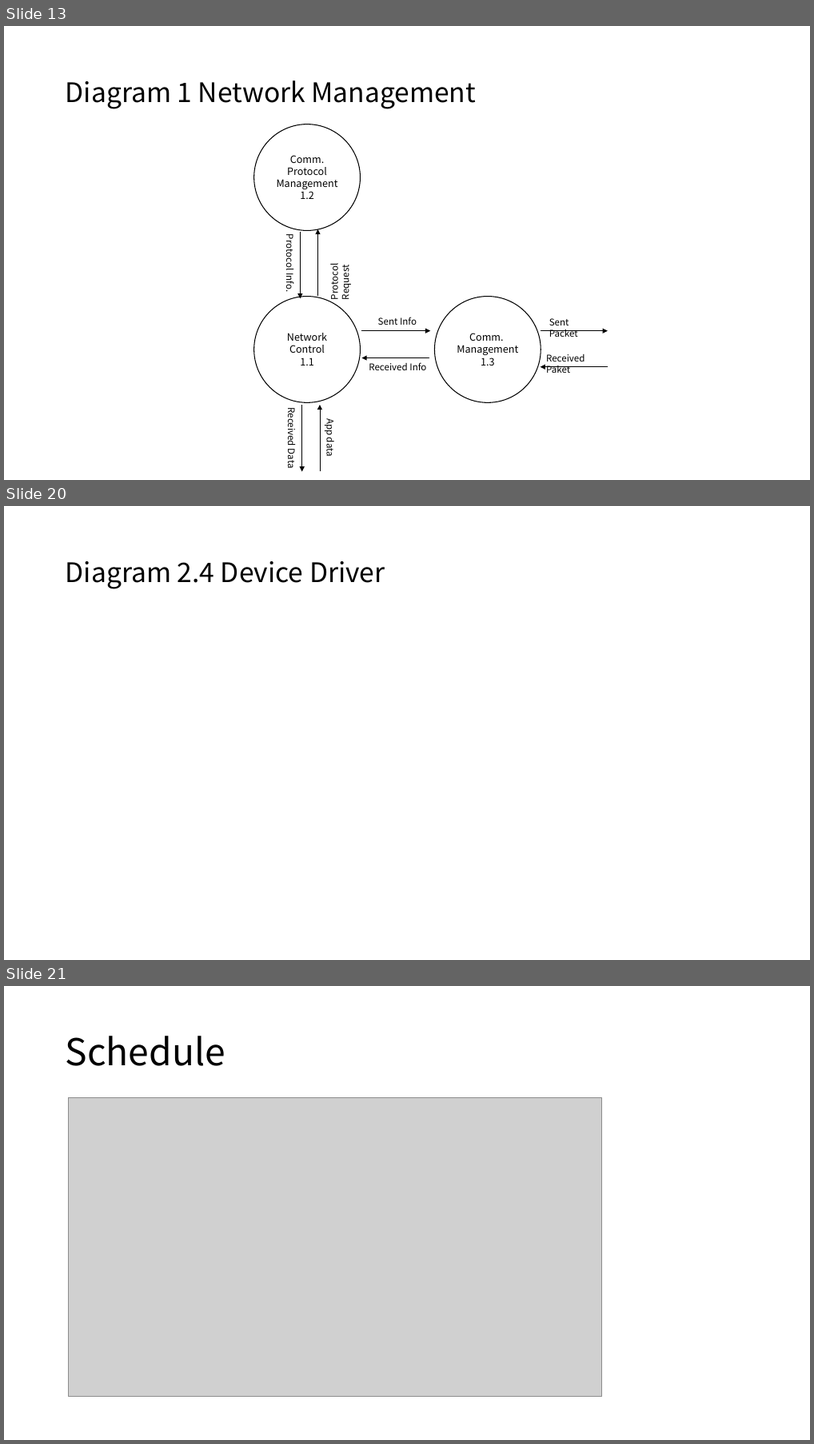
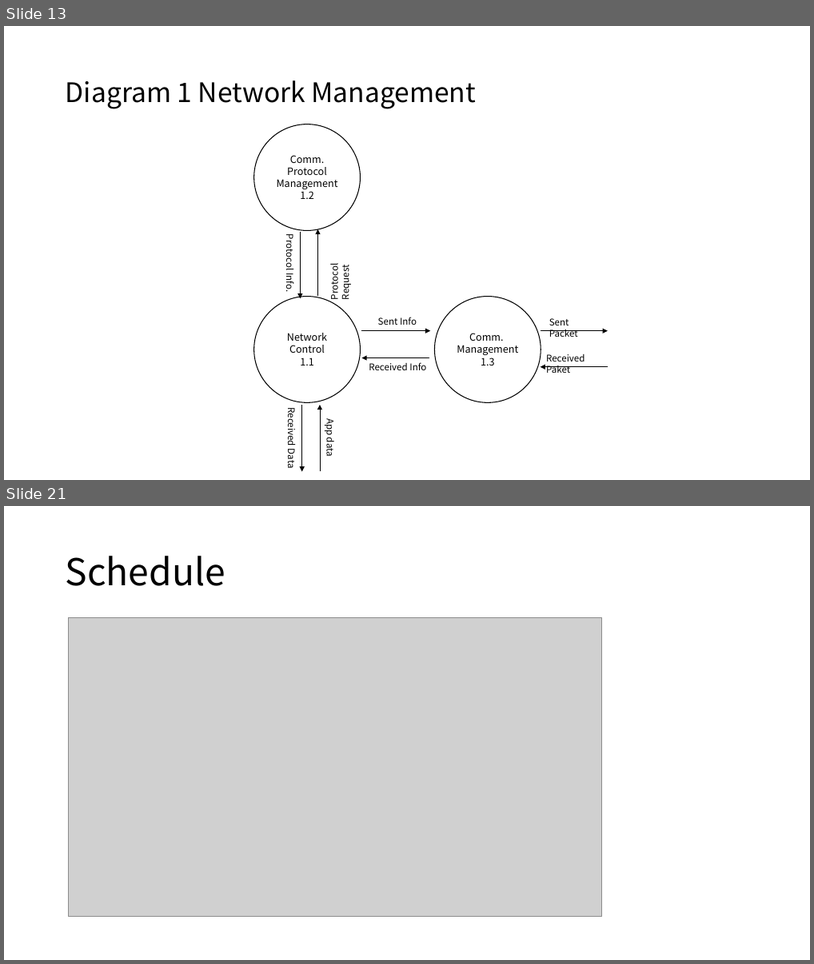
Before and after one commit to soobinjeon/MinT, a slide deck: doc/Framework Development Note.pptx. Shown one above the other, each under a label of ours: slides 13, 20 and 21 before the commit, slides 13 and 21 after it; the slides between them are not shown. The pictures are 814x1444 and 814x964 pixels, drawn with LibreOffice and Linux fonts; fonts in the diff are those of the drawing; grey boxes stand for pictures. Boxes give left, top, right and bottom in pixels: in the first picture for what was removed or moved away, otherwise in the second. Text is boxed around its words. In the diff, an @@ line names an element or a change of style, - is before the commit and + after.

```diff
--- a/doc/Framework Development Note.pptx
+++ b/doc/Framework Development Note.pptx
@@ slide 20 removed at box(4, 506, 810, 960), background #FFFFFF @@
@@ title removed at box(66, 561, 385, 589) @@
-Diagram 2.4 Device Driver
```
Also in this commit, not shown: 6 slides changed, 5 slides added, 3 other slides removed, 10 other files.
